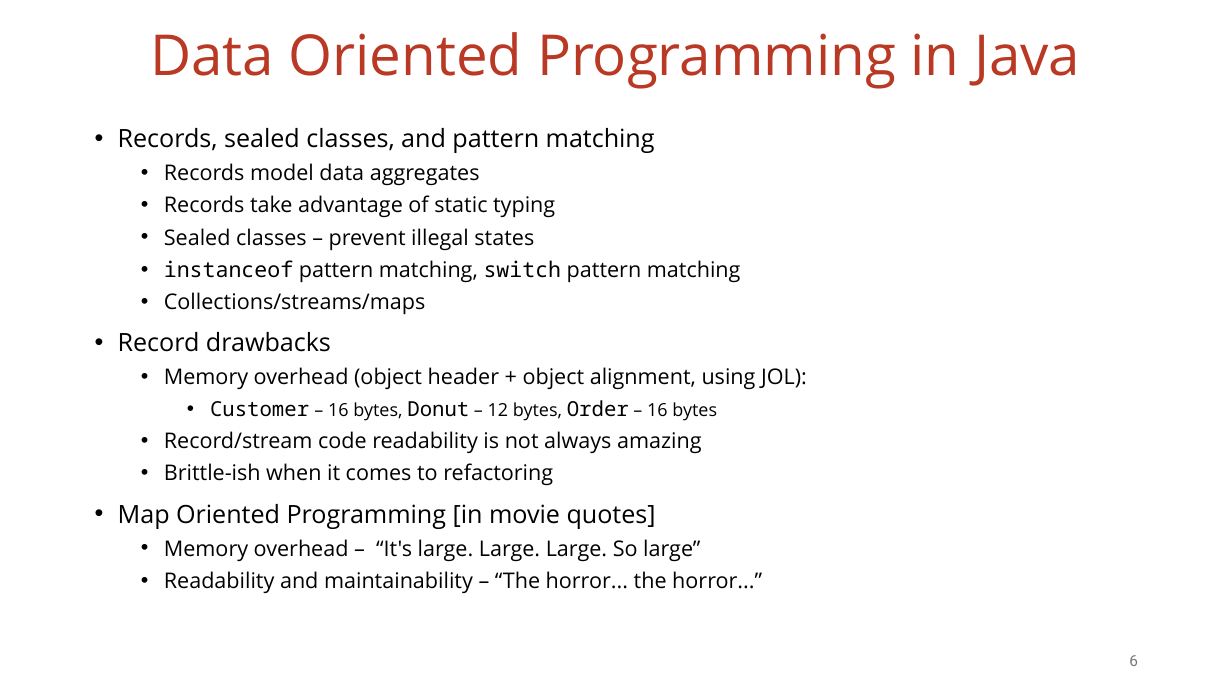
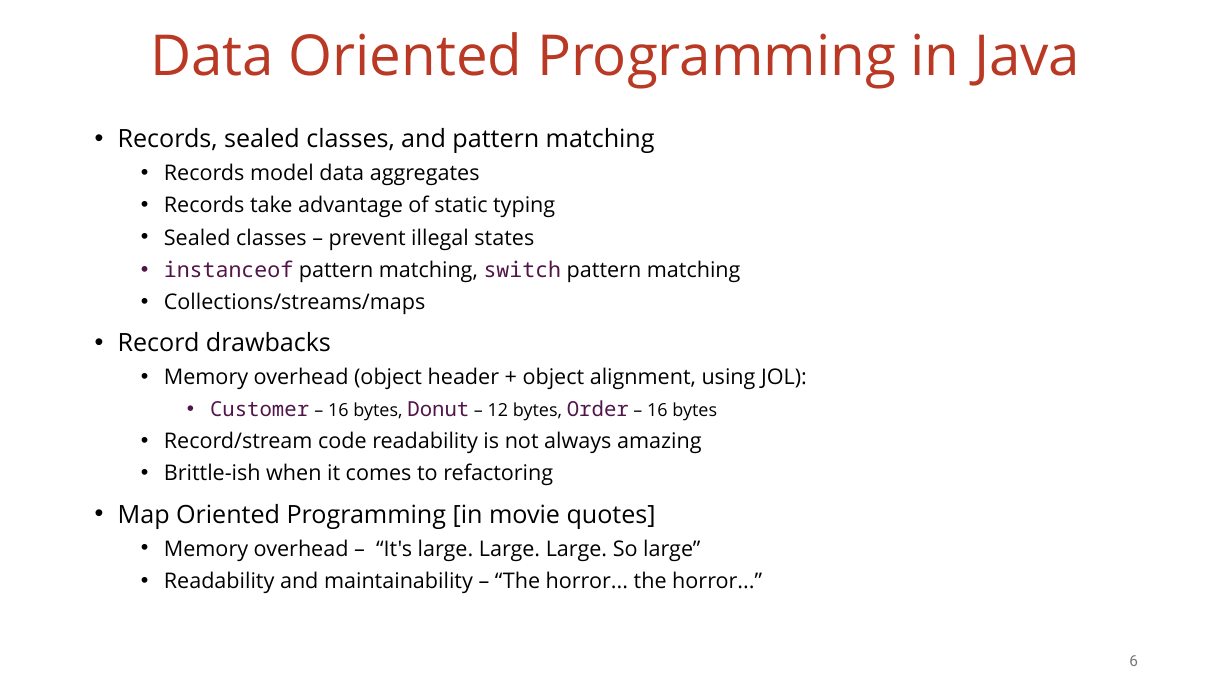
Before and after one commit to vmzakharov/missing-dataframe-talk, a slide deck: slide 6 of presentation/Missing_Dataframe_Short.pptx. Drawn at 1232x693 pixels with LibreOffice and Linux fonts; fonts in the diff are those of the drawing. Boxes give left, top, right and bottom in pixels: in the first picture for what was removed or moved away, otherwise in the second. Text is boxed around its words. In the diff, an @@ line names an element or a change of style, - is before the commit and + after.

```diff
--- a/presentation/Missing_Dataframe_Short.pptx
+++ b/presentation/Missing_Dataframe_Short.pptx
@@ text at box(164, 260, 741, 421): text colour #000000 to #501649 in "instanceof switch", "Customer Donut Order" @@
```
Also in this commit, not shown: 7 other slides changed, 1 slide added, 1 other file.
